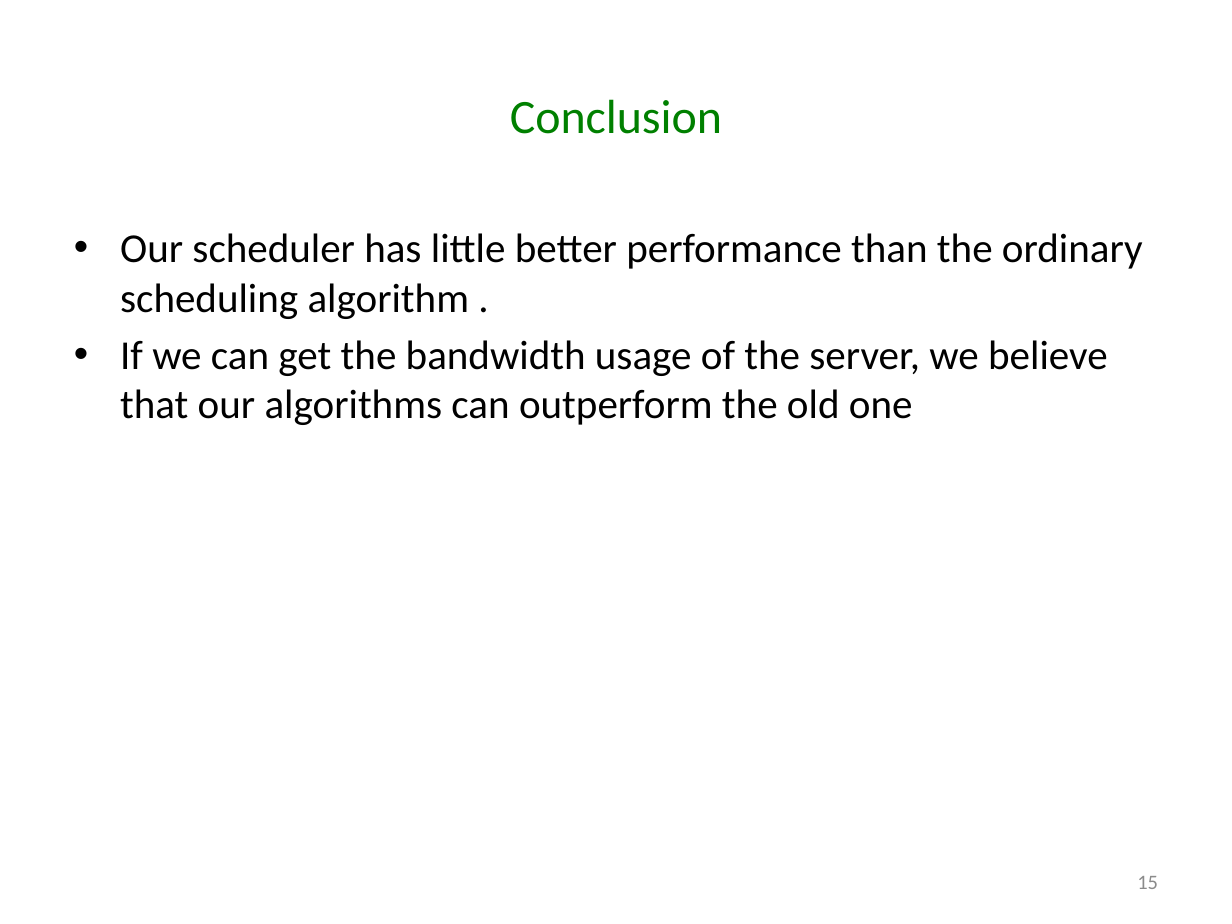
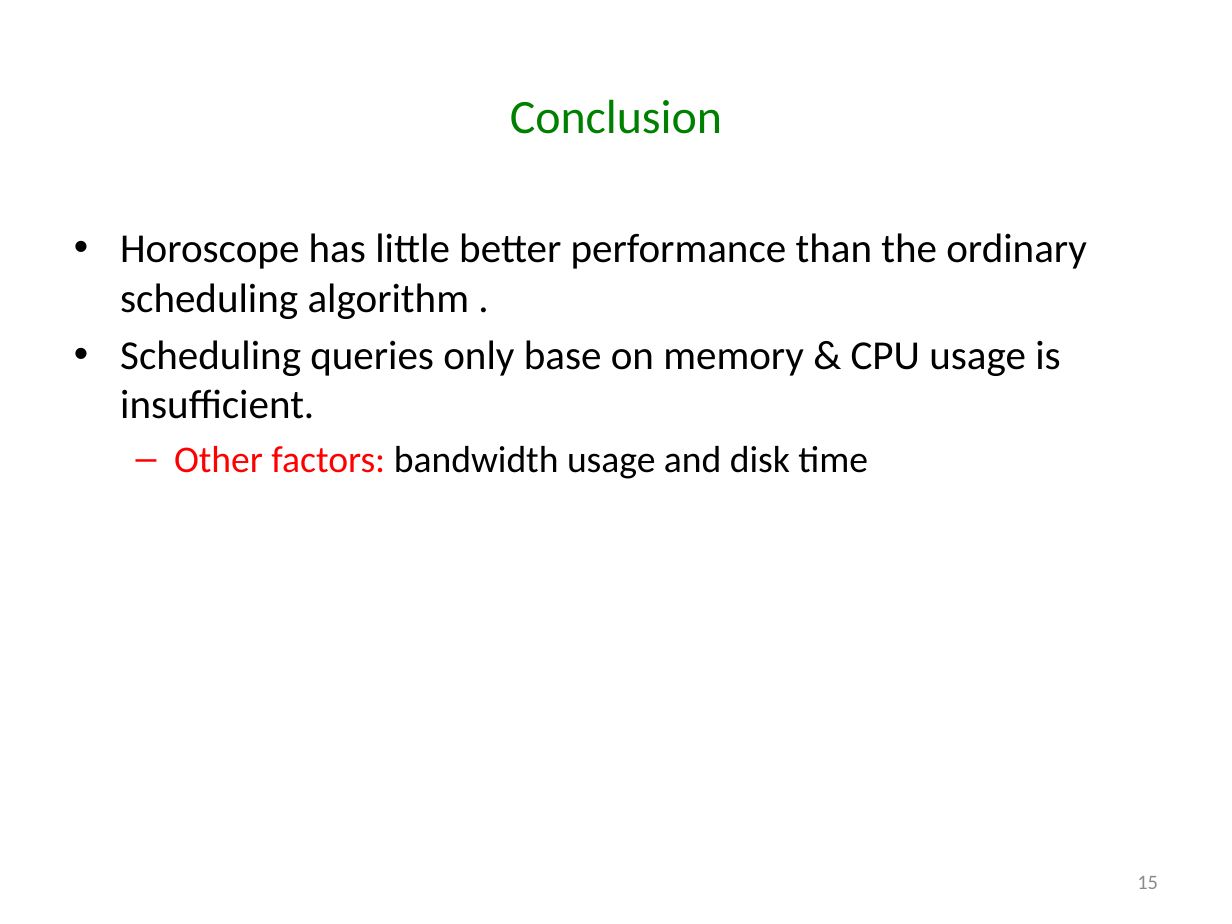
Before and after one commit to godares79/CS848-Project, a slide deck: slide 15 of PresentationSlides/Presentation.pptx. Drawn at 1232x924 pixels with LibreOffice and Linux fonts; fonts in the diff are those of the drawing. Boxes give left, top, right and bottom in pixels: in the first picture for what was removed or moved away, otherwise in the second. Text is boxed around its words. In the diff, an @@ line names an element or a change of style, - is before the commit and + after.

Commit message:
ben update slide

```diff
--- a/PresentationSlides/Presentation.pptx
+++ b/PresentationSlides/Presentation.pptx
@@ text at (120,233,1087,479): text changed @@
-• Our scheduler has little better performance than the ordinary scheduling algorithm .
-• If we can get the bandwidth usage of the server, we believe that our algorithms can outperform the old one
+• Horoscope has little better performance than the ordinary scheduling algorithm .
+• Scheduling queries only base on memory & CPU usage is insufficient.
+  – Other factors: bandwidth usage and disk time
```
Also in this commit, not shown: 1 other slide changed.
